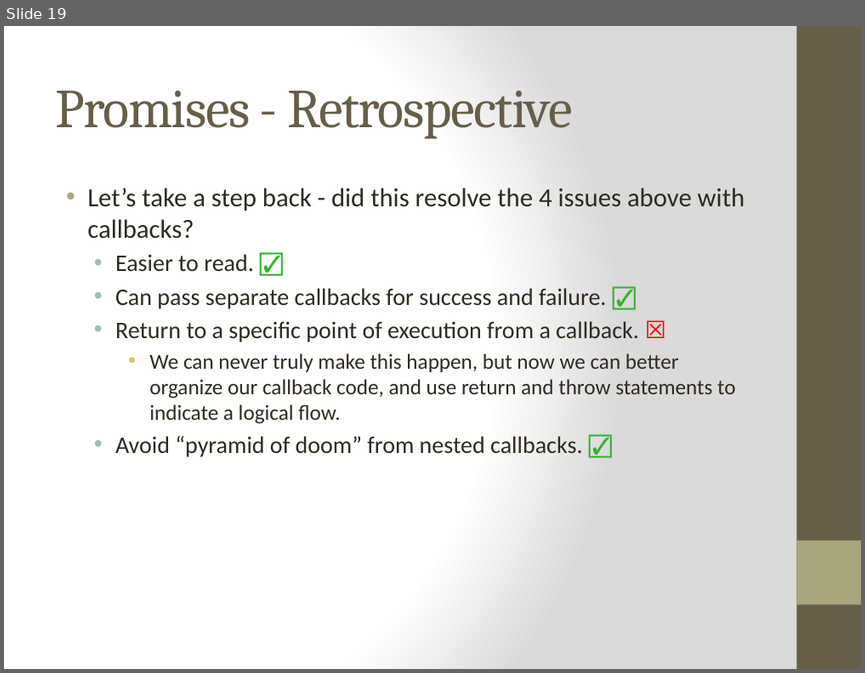
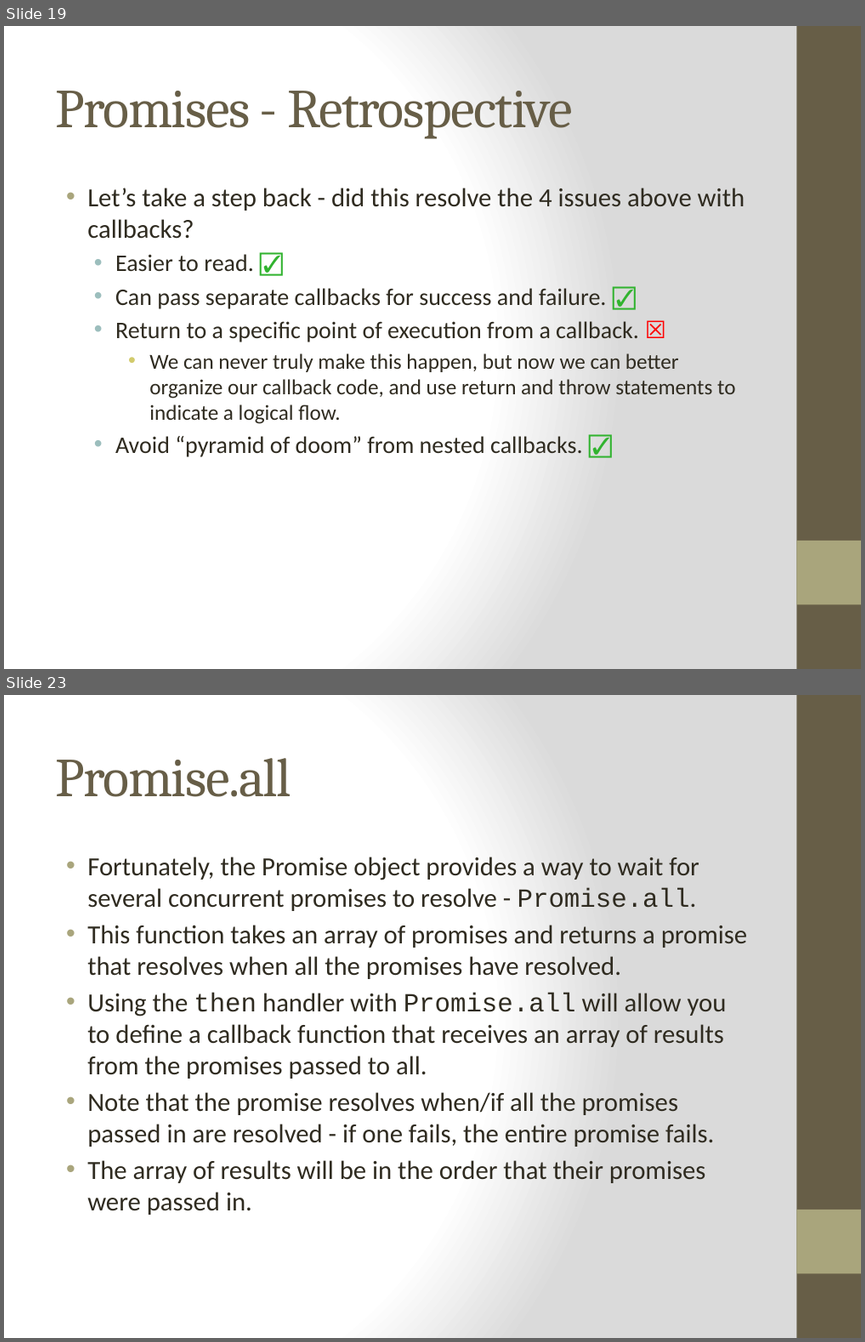
Before and after one commit to cheryly279/AsyncDiscussion, a slide deck: Async_Discussion_9_29_15.pptx. Shown one above the other, each under a label of ours: slide 19 before the commit, slides 19 and 23 after it; the slides between them are not shown. The pictures are 865x673 and 865x1342 pixels, drawn with LibreOffice and Linux fonts; fonts in the diff are those of the drawing. Boxes give left, top, right and bottom in pixels: in the first picture for what was removed or moved away, otherwise in the second. Text is boxed around its words. In the diff, an @@ line names an element or a change of style, - is before the commit and + after.

```diff
--- a/Async_Discussion_9_29_15.pptx
+++ b/Async_Discussion_9_29_15.pptx
@@ slide 23 added at [4,695,861,1338], background gradient #FFFFFF to #DADADA; not listed: 2 template elements that a slide beside it also shows @@
@@ title added at [55,758,291,797], 46 pt, text #675E47 @@
+Promise.all
@@ text added at [87,857,748,1214], 22 pt, text #2F2B20 @@
+• Fortunately, the Promise object provides a way to wait for several concurrent promises to resolve - Promise.all.
+• This function takes an array of promises and returns a promise that resolves when all the promises have resolved.
+• Using the then handler with Promise.all will allow you to define a callback function that receives an array of results from the promises passed to all.
+• Note that the promise resolves when/if all the promises passed in are resolved - if one fails, the entire promise fails.
+• The array of results will be in the order that their promises were passed in.
```
Also in this commit, not shown: 2 slides changed, 11 other slides added.
